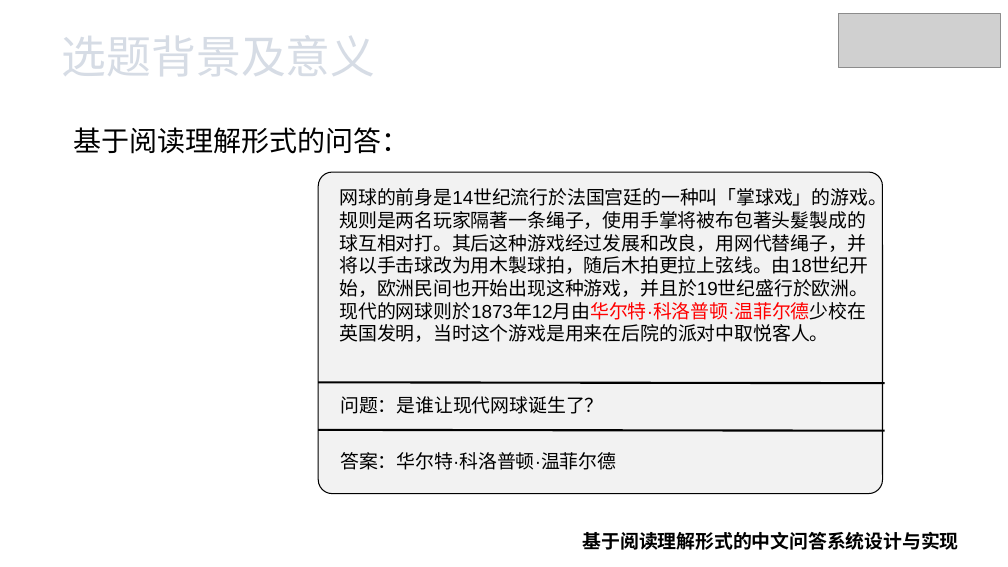
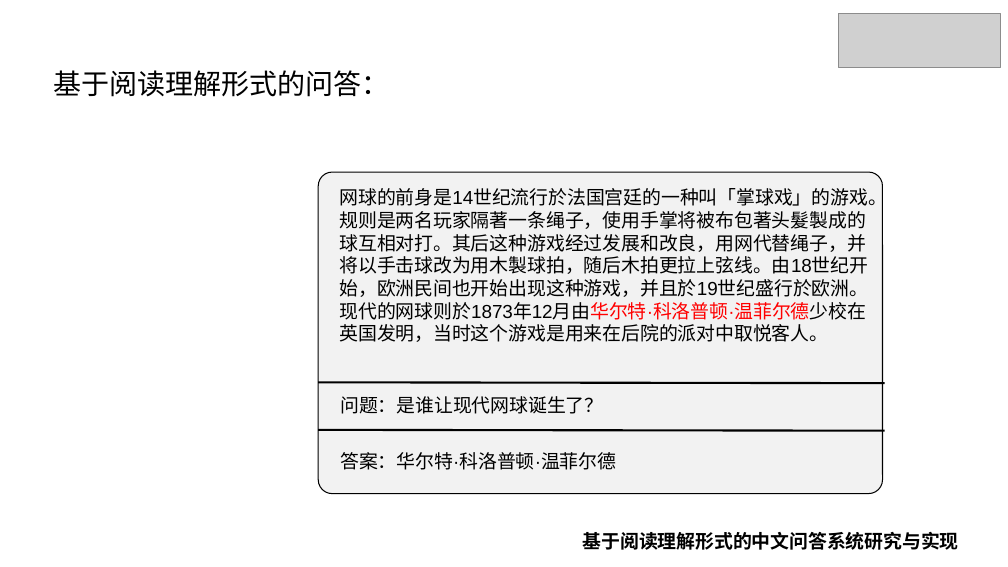
Before and after one commit to xhsun1997/ChineseMRC, a slide deck: slide 9 of 孙相会.pptx. Drawn at 1008x567 pixels with LibreOffice and Linux fonts; fonts in the diff are those of the drawing; grey boxes stand for pictures; background and template pictures are left out. Boxes give left, top, right and bottom in pixels: in the first picture for what was removed or moved away, otherwise in the second. Text is boxed around its words. In the diff, an @@ line names an element or a change of style, - is before the commit and + after.

```diff
--- a/孙相会.pptx
+++ b/孙相会.pptx
@@ text removed at (62,36,376,76) @@
-选题背景及意义
@@ text "基于阅读理解形式的问答：": place and size @@
-text "基于阅读理解形式的问答：" at (73,127,409,154)
+text "基于阅读理解形式的问答：" at (53,70,389,97)
@@ text at (583,532,959,550): text changed @@
-基于阅读理解形式的中文问答系统设计与实现
+基于阅读理解形式的中文问答系统研究与实现
```
Also in this commit, not shown: 14 other slides changed, 6 slides added, 1 slide removed, 6 other files.
